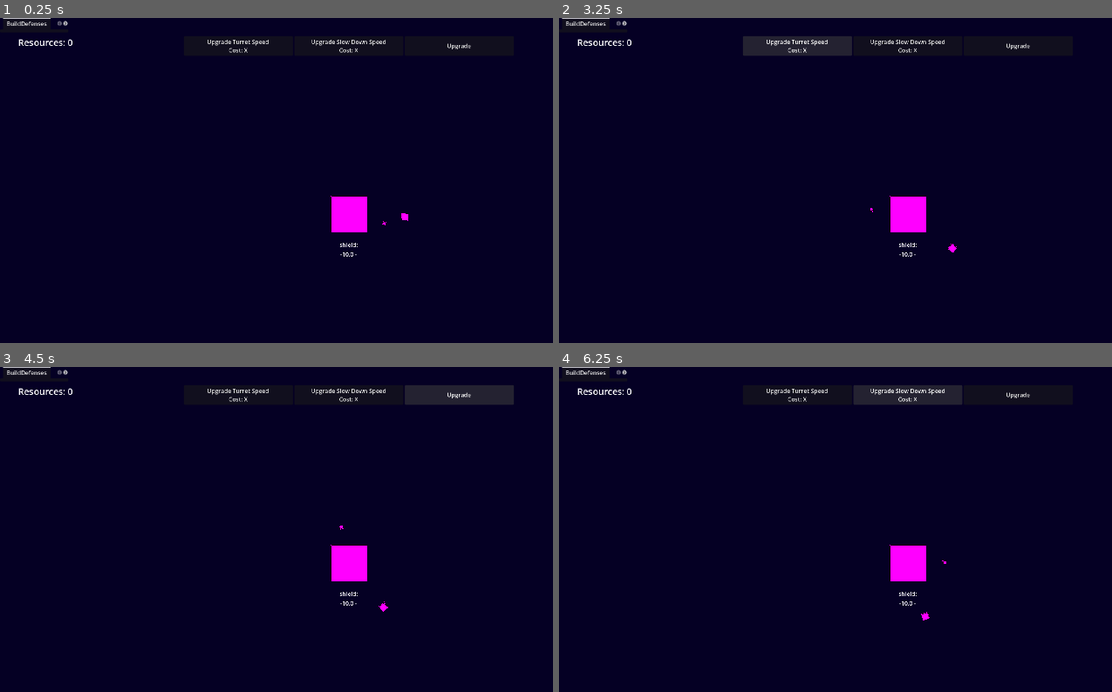
Above: before the commit, frames 1-4 (two rows, left to right).
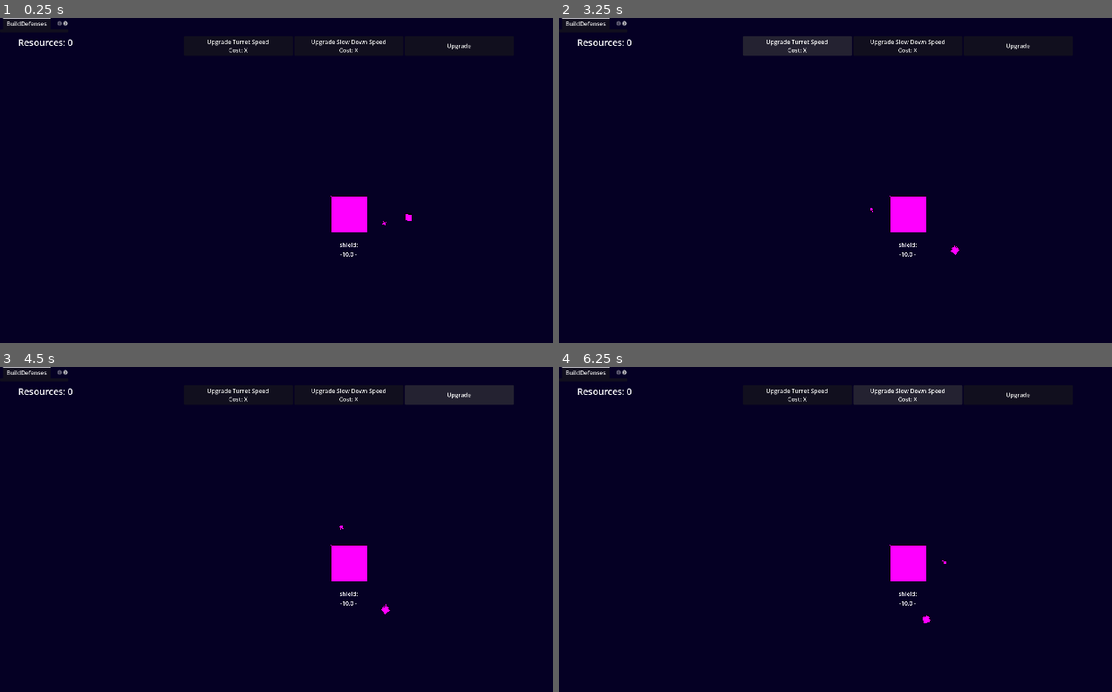
Above: after the commit, the same moments.

Repository: naeemR123/Learners-Game-Jam--2
Game: Godot game, scene res://Scenes/main.tscn
Two runs of this game, one before a commit and one after it. Both use one fixed random seed, a clock stepped at 60 frames per second and the inputs below.
Inputs:
- Up to frame 1 (0.25 s): no input
- Up to frame 2 (3.25 s): click "Upgrade Turret Speed Cost: X" at 0.5 s; click "Upgrade Slow Down Speed Cost:…" at 1.25 s; click "Upgrade" at 2 s; click "Upgrade Turret Speed Cost: X" at 2.75 s
- Up to frame 3 (4.5 s): click "Upgrade Slow Down Speed Cost:…" at 3.5 s; click "Upgrade" at 4.25 s
- Up to frame 4 (6.25 s): click "Upgrade Turret Speed Cost: X" at 5 s; click "Upgrade Slow Down Speed Cost:…" at 5.75 s

The runs differ from the first frame. In frame 1, less than 0.1% of the frame differs, in the area x 72-75%, y 60-63%; in frame 2, less than 0.1%; in frame 3, less than 0.1%; in frame 4, less than 0.1%, in the area x 65-68%, y 75-80%.
Error after the commit: Invalid access to property or key of type 'String' on a base object of type 'Dictionary'. (res://Scripts/turret_satellite.gd:42)

Commit message:
Optimizing systems
Optimizing systems and squashing lingering bugs from old system, refactor defenses and game manager. Rename turret assets to satellite variants and reorganize defense code into globals. Moved Game_Manager into Scripts/Globals and rewrote it to register defense stats dynamically; added DefenseIDs and StatIDs singletons. Created SatelliteData and DroneData resource types and updated defenses_data to use a default_stats Dictionary. Updated scenes (main, turret, collector) to use turret_satellite/collector_satellite, added main.gd, and adjusted instances/names accordingly. Modified projectile to accept damage and updated turret_satellite to use dynamic IDs and StatIDs for fire_rate/damage. Reorganized several resource files into subfolders and updated autoloads in project.godot to include the new ID globals.

Diff:
--- a/Scenes/collector_satellite.tscn
+++ b/Scenes/collector_satellite.tscn
@@ -11,7 +11,7 @@
 [sub_resource type="CircleShape2D" id="CircleShape2D_vva7h"]
 radius = 20.0
 
-[node name="CollectorPivot" type="Node2D" unique_id=918467222]
+[node name="CollectorSatPivot" type="Node2D" unique_id=918467222]
 script = ExtResource("1_4a87g")
 
 [node name="Satellite" type="Area2D" parent="." unique_id=2035784533]
--- a/Scenes/game_manager.tscn
+++ b/Scenes/game_manager.tscn
@@ -1,6 +1,6 @@
 [gd_scene format=3 uid="uid://bmy2rfokkb51j"]
 
-[ext_resource type="Script" uid="uid://biekavyxjqdu8" path="res://Scripts/game_manager.gd" id="1_oj352"]
+[ext_resource type="Script" uid="uid://biekavyxjqdu8" path="res://Scripts/Globals/game_manager.gd" id="1_oj352"]
 
 [node name="GameManager" type="Node" unique_id=262786604]
 script = ExtResource("1_oj352")
--- a/Scenes/main.tscn
+++ b/Scenes/main.tscn
@@ -1,14 +1,16 @@
 [gd_scene format=3 uid="uid://b2gekchbr7tpo"]
 
+[ext_resource type="Script" uid="uid://bb0s0w0mfpx5c" path="res://Scripts/main.gd" id="1_344ge"]
 [ext_resource type="PackedScene" uid="uid://clr4m10penbht" path="res://Scenes/planet.tscn" id="1_jjgbg"]
 [ext_resource type="Script" uid="uid://m860hk5ygins" path="res://Scripts/asteroid_spawner.gd" id="2_bo1nx"]
 [ext_resource type="PackedScene" uid="uid://dy1a5mdt6iqir" path="res://Scenes/asteroid.tscn" id="3_8gbba"]
-[ext_resource type="PackedScene" uid="uid://dha1d0wqh3pxm" path="res://Scenes/turret.tscn" id="4_jjvhh"]
+[ext_resource type="PackedScene" uid="uid://dha1d0wqh3pxm" path="res://Scenes/turret_satellite.tscn" id="4_jjvhh"]
 [ext_resource type="PackedScene" uid="uid://ct42g3vrmj7ac" path="res://Scenes/tractor_beam.tscn" id="5_kry3j"]
 [ext_resource type="PackedScene" uid="uid://br3j53i1f8n32" path="res://Scenes/collector_satellite.tscn" id="6_21xkr"]
 [ext_resource type="PackedScene" uid="uid://nphp6edurswp" path="res://Scenes/ui.tscn" id="7_6bp64"]
 
 [node name="Main" type="Node2D" unique_id=1160054467]
+script = ExtResource("1_344ge")
 
 [node name="ColorRect" type="ColorRect" parent="." unique_id=1573043977]
 offset_right = 1920.0
@@ -27,11 +29,11 @@
 
 [node name="SpawnCooldown" type="Timer" parent="AsteroidSpawner" unique_id=1872355504]
 
-[node name="TurretPivot" parent="." unique_id=1893972898 instance=ExtResource("4_jjvhh")]
+[node name="TurretSatPivot" parent="." unique_id=1893972898 instance=ExtResource("4_jjvhh")]
 
 [node name="TractorBeam" parent="." unique_id=81739787 instance=ExtResource("5_kry3j")]
 
-[node name="CollectorPivot" parent="." unique_id=918467222 instance=ExtResource("6_21xkr")]
+[node name="CollectorSatPivot" parent="." unique_id=918467222 instance=ExtResource("6_21xkr")]
 
 [node name="UI" parent="." unique_id=1543760008 instance=ExtResource("7_6bp64")]
 
--- a/Scenes/turret.tscn
+++ b/Scenes/turret_satellite.tscn
@@ -1,6 +1,6 @@
 [gd_scene format=3 uid="uid://dha1d0wqh3pxm"]
 
-[ext_resource type="Script" uid="uid://bflt2d1kwn5u4" path="res://Scripts/turret.gd" id="1_fcprl"]
+[ext_resource type="Script" uid="uid://bflt2d1kwn5u4" path="res://Scripts/turret_satellite.gd" id="1_fcprl"]
 [ext_resource type="PackedScene" uid="uid://dp2nh1twswdbk" path="res://Scenes/projectile.tscn" id="2_hskch"]
 
 [sub_resource type="CircleShape2D" id="CircleShape2D_hskch"]
@@ -9,9 +9,8 @@
 [sub_resource type="PlaceholderTexture2D" id="PlaceholderTexture2D_6spbj"]
 size = Vector2(10, 10)
 
-[node name="TurretPivot" type="Node2D" unique_id=1893972898]
+[node name="TurretSatPivot" type="Node2D" unique_id=1893972898]
 script = ExtResource("1_fcprl")
-orbit_speed = 0.5
 projectile_scene = ExtResource("2_hskch")
 
 [node name="Turret" type="Node2D" parent="." unique_id=889566566]
--- /dev/null
+++ b/Scripts/Globals/defense_ids.gd
@@ -0,0 +1,13 @@
+class_name DefenseIDs
+
+
+# Satellites
+const TURRET_SAT = "turret_satellite"
+const LASER_SAT = "laser_satellite"
+const MISSILE_SAT = "missile_satellite"
+const COLLECTOR_SAT = "collector_satellite"
+
+
+# Drones
+const TURRET_DRONE = "turret_drone"
+const COLLECTOR_DRONE = "collector_drone"
--- /dev/null
+++ b/Scripts/Globals/game_manager.gd
@@ -0,0 +1,158 @@
+extends Node
+
+var resources :int = 0
+var planet_destroyed : bool = false
+
+var owned_defenses: Array[String] = []
+
+var max_planet_shield: float = 10.0
+
+# This Dictionary holds the CURRENT value of ALL upgrade stats including defenses, planet, and cursor
+# Defense categories get added dynamically via register_defense_stats()
+var active_stats: Dictionary = {
+	"global": {
+			"slow_down_amount": 1.00,
+			"planet_shield": 10.0,
+	},
+}
+
+
+# Signals
+signal stats_changed()
+signal resources_changed()
+signal shield_changed()
+signal game_over()
+
+
+#################
+# - Functions - #
+#################
+
+
+func _ready() -> void:
+	register_all_defenses()
+
+
+# Scans the Defenses folder and registers stats for every DefenseData it finds
+func register_all_defenses() -> void:
+
+	# Routes acces to Defenses Resource folder, and returns if there is no folder
+	var dir = DirAccess.open("res://Scripts/Resources/Defenses/")
+	if dir == null:
+		push_error("Could not open Defenses resource folder")
+		return
+
+	dir.list_dir_begin() # Start iterating over folder contents
+	var file_name = dir.get_next()
+
+	# Loops while there are non-blank files
+	while file_name != "":
+		# Only processes .tres files, skipping other file types
+		if not dir.current_is_dir() and file_name.ends_with(".tres"):
+			# Creates a file path with the specific resource file
+			var path = "res://Scripts/Resources/Defenses/" + file_name
+			var resource = load(path)	# Loads that path
+
+			# Safety check: makes sure it is a DefenseData Resource
+			if resource is DefenseData:
+				register_defense_stats(resource)	# Upon success, runs function to register it
+			else:
+				push_warning("Unexpected resource type in Defenses folder: " + path)
+
+		file_name = dir.get_next()
+
+	dir.list_dir_end()	# CRITICAL : always needs to be called when done iterating
+
+
+# Reads 'default_stats' from resource, then registers them under it's id
+func register_defense_stats(defense: DefenseData) -> void:
+	# Safe for multiple calls : won't overwrite if entry exists
+	if not active_stats.has(defense.id):
+		# Duplicates to store an independant copy, instead of referencing the original
+		active_stats[defense.id] = defense.default_stats.duplicate()
+
+
+func add_resource(amount: int):		# Adds resource to inventory and updates ui
+	resources += amount
+	resources_changed.emit()
+
+
+func purchase_defenses(defense: DefenseData) -> bool:		# Purchase function for Defenses
+
+	var cost = defense.get_current_cost()
+
+	if resources >= cost and defense.amount_owned < defense.max_allowed:
+		resources -= cost
+		defense.amount_owned += 1
+		defense.is_unlocked = true
+
+		owned_defenses.append(defense.id)
+
+		# Register stats the first time it is purchased
+		register_defense_stats(defense)
+
+		var new_defense = defense.defense_scene.instantiate()
+		if new_defense.has_method("initialize"):
+			new_defense.initialize(defense)
+
+		get_tree().current_scene.add_child(new_defense)
+
+		resources_changed.emit()
+		return true # Purchase successful
+	return false # Purchase unsuccessful : not enough resources or max amount owned
+
+
+func purchase_upgrade(upgrade: UpgradeData) -> bool:		# Purchase function for Upgrades
+
+	var cost = upgrade.get_current_cost()
+
+	if resources >= cost:
+		resources -= cost
+		upgrade.level_up()
+
+		# Update the dictionary using the UpgradeData's ID
+		if active_stats.has(upgrade.target_category):
+			active_stats[upgrade.target_category][upgrade.id] = upgrade.get_current_value()
+		else:
+			# Pushes if upgrade's target_category doesn't exist - meaning the category was never registered, or it is incorrect
+			push_warning("purchase_upgrade: target_category '%s' not found in active_stats. Was it registered correctly?" % upgrade.target_category)
+
+		resources_changed.emit()
+		stats_changed.emit()
+		return true # Purchase successful
+	return false # Purchase unsuccessful : not enough resources
+
+
+func take_damage(damage_val: float):
+	if planet_destroyed:
+		return
+
+	active_stats["global"]["planet_shield"] -= damage_val
+	if active_stats["global"]["planet_shield"] < 0:
+		active_stats["global"]["planet_shield"] = 0
+
+	shield_changed.emit()
+
+	if active_stats["global"]["planet_shield"] == 0:
+		trigger_game_over()
+
+
+func trigger_game_over():
+	planet_destroyed = true
+	game_over.emit()
+	get_tree().paused = true
+
+
+func game_reset():		# Reset function for "Try Again?" Button
+	resources = 0
+	planet_destroyed = false
+	owned_defenses.clear()
+
+	active_stats["global"]["slow_down_amount"] = 0.75
+	active_stats["global"]["planet_shield"] = max_planet_shield
+
+	for key in active_stats.keys():
+		if key != "global":
+			active_stats.erase(key)
+
+	get_tree().paused = false
--- /dev/null
+++ b/Scripts/Globals/stat_ids.gd
@@ -0,0 +1,16 @@
+class_name StatIDs
+
+
+# Global Upgrades
+const FIRE_RATE = "fire_rate"
+const DAMAGE = "damage"
+const RANGE = "range"
+
+# Satellite Upgrades
+const ORBIT_SPEED = "orbit_speed"
+const ORBIT_RADIUS = "orbit_radius"
+const TURN_SPEED = "turn_speed"
+
+# Drone Upgrades
+const ACCELERATION = "acceleration"
+const DRONE_SPEED = "drone_speed"
--- a/Scripts/ResourceScripts/defenses_data.gd
+++ b/Scripts/ResourceScripts/defenses_data.gd
@@ -15,15 +15,14 @@
 @export_category("Spawning")
 @export var defense_scene : PackedScene	# The actual scene to instance (e.g. turret.tscn)
 @export var max_allowed : int  = 10000		# Max amount player can purchase. Leave at 10,000 if unlimited
-@export var turn_speed : float = 10
-@export var min_orbit_speed : float
-@export var max_orbit_speed : float
-@export var min_orbit_distance : float
-@export var max_orbit_distance : float
 
 @export_category("Economy")
 @export var base_cost : int
 @export var cost_multiplier : float = 1.5
+
+@export_category("Stats")
+@export var default_stats : Dictionary = {}
+
 
 # State variables (Dynamic: saved during gameplay)
 var is_unlocked: bool = false
--- /dev/null
+++ b/Scripts/ResourceScripts/drone_data.gd
@@ -0,0 +1,11 @@
+extends DefenseData
+class_name DroneData
+
+@export_category("Movement")
+@export var max_speed : float = 150.0
+@export var acceleration : float = 80.0
+@export var turn_speed : float = 5
+
+
+@export_category("Behavior")
+@export var detection_radius : float = 200
--- /dev/null
+++ b/Scripts/ResourceScripts/satellite_data.gd
@@ -0,0 +1,11 @@
+extends DefenseData
+class_name SatelliteData
+
+
+
+@export_category("Orbit & Movement")
+@export var turn_speed : float = 10
+@export var min_orbit_speed : float = 0.3
+@export var max_orbit_speed : float = 0.5
+@export var min_orbit_distance : float = 80
+@export var max_orbit_distance : float = 120
--- a/Scripts/Resources/turret_fire_rate_upgrade.tres
+++ b/Scripts/Resources/Upgrades/turret_satellite_fire_rate_upgrade.tres
@@ -1,11 +1,12 @@
 [gd_resource type="Resource" script_class="UpgradeData" format=3 uid="uid://47xdrmudolho"]
 
-[ext_resource type="Script" uid="uid://b3n4xmqgxjhgf" path="res://Scripts/ResourceScripts/upgrade_data.gd" id="1_qtxok"]
+[ext_resource type="Script" uid="uid://b3n4xmqgxjhgf" path="res://Scripts/ResourceScripts/upgrade_data.gd" id="1_at6sj"]
 
 [resource]
-script = ExtResource("1_qtxok")
-id = "turret_fire_rate"
-display_name = "Turret Fire Rate"
+script = ExtResource("1_at6sj")
+id = "fire_rate"
+display_name = "Turret Satellite Fire Rate"
+target_category = "turret_satellite"
 description = "Each Upgrade:
 - Decreases time between shots for turret satellites. (Decreased cooldown)"
 metadata/_custom_type_script = "uid://b3n4xmqgxjhgf"
--- a/Scripts/game_manager.gd
+++ /dev/null
@@ -1,129 +0,0 @@
-extends Node
-
-var resources :int = 0
-var planet_destroyed : bool = false
-
-var owned_defenses: Array[String] = []
-
-var max_planet_shield: float = 10.0
-
-# This Dictionary holds the CURRENT value of all upgrade stats
-# Turrets and Tractor beams will read from this dictionary using the exact "id" string.
-var active_stats: Dictionary = {
-	"global": {
-			"slow_down_amount": 0.75,
-			"planet_shield": 10.0,
-			"orbit_speed": 1.0,
-			"orbit_distance" : 100.0,
-	},
-	"turret_satellite": {
-			"fire_rate": 2.0,
-			"damage": 3.0,
-	},
-	"laser_satellite": {
-			"fire_rate": 2.0,
-			"damage": 3.0,
-	},
-	"missile_satellite": {
-			"fire_rate": 2.0,
-			"damage": 3.0,
-	},
-}
-
-
-
-
-# Signals
-signal stats_changed()
-signal resources_changed()
-signal shield_changed()
-signal game_over()
-
-
-
-#################
-# - Functions - #
-#################
-
-
-func add_resource(amount: int):
-	resources += amount
-	resources_changed.emit()
-
-func purchase_defenses(defense: DefenseData) -> bool:		# Purchase function for Defenses
-
-	var cost = defense.get_current_cost()
-
-	if resources >= cost and defense.amount_owned < defense.max_allowed:
-		resources -= cost
-		defense.amount_owned += 1
-		defense.is_unlocked = true
-
-		owned_defenses.append(defense.id)
-
-		var new_defense = defense.defense_scene.instantiate()
-		if new_defense.has_method("initialize"):
-			new_defense.initialize(defense)
-
-		get_tree().current_scene.add_child(new_defense)
-
-		resources_changed.emit()
-		return true # Purchase successful
-	return false # Purchase unsuccessful : not enough resources or max amount owned
-
-
-func purchase_upgrade(upgrade: UpgradeData) -> bool:		# Purchase function for Upgrades
-
-	var cost = upgrade.get_current_cost()
-
-	if resources >= cost:
-		resources -= cost
-		upgrade.level_up()
-
-		# Update the dictionary using the UpgradeData's ID
-		if active_stats.has(upgrade.target_category):
-			active_stats[upgrade.target_category][upgrade.id] = upgrade.get_current_value()
-
-
-		resources_changed.emit()
-		stats_changed.emit()
-		return true # Purchase successful
-	return false # Purchase unsuccessful : not enough resources
-
-
-func take_damage(damage_val: float):
-	if planet_destroyed:
-		return
-
-	active_stats["global"]["planet_shield"] -= damage_val
-	if active_stats["global"]["planet_shield"] < 0:
-		active_stats["global"]["planet_shield"] = 0
-
-	shield_changed.emit()
-
-	if active_stats["global"]["planet_shield"] == 0:
-		trigger_game_over()
-
-
-func trigger_game_over():
-	planet_destroyed = true
-	game_over.emit()
-	get_tree().paused = true
-
-
-# Reset function for "Try Again?" Button
-func game_reset():
-	resources = 0
-	planet_destroyed = false
-	owned_defenses.clear()
-
-	active_stats["global"]["slow_down_amount"] = 0.75
-	active_stats["global"]["planet_shield"] = max_planet_shield
-	active_stats["global"]["orbit_speed"] = 1.0
-	active_stats["global"]["orbit_distance"] = 100.0
-	active_stats["turret_satellite"]["fire_rate"] = 2.0
-	active_stats["laser_satellite"]["fire_rate"] = 2.0
-	active_stats["missile_satellite"]["fire_rate"] = 2.0
-
-
-	get_tree().paused = false
--- /dev/null
+++ b/Scripts/main.gd
@@ -0,0 +1,13 @@
+extends Node2D
+
+
+
+
+# Called when the node enters the scene tree for the first time.
+func _ready() -> void:
+	pass # Replace with function body.
+
+
+# Called every frame. 'delta' is the elapsed time since the previous frame.
+func _process(delta: float) -> void:
+	pass
--- a/Scripts/projectile.gd
+++ b/Scripts/projectile.gd
@@ -2,11 +2,13 @@
 
 @export var speed : float = 400.0
 var direction: Vector2
+var damage : float
 
-
-func start(start_pos: Vector2, target_pos: Vector2) -> void:
+func start(start_pos: Vector2, target_pos: Vector2, damage_stat: float) -> void:
+	damage = damage_stat
 	global_position = start_pos
 	direction = (target_pos - start_pos).normalized()
+
 
 	# Points the projectile in the direction it is flying
 	rotation = direction.angle()
@@ -18,5 +20,5 @@
 
 func _on_area_entered(asteroid: Area2D) -> void:
 	# Destorys asteroid, then destroys self
-	asteroid.die()
+	asteroid.take_damage(damage)
 	queue_free()
--- a/Scripts/turret.gd
+++ b/Scripts/turret_satellite.gd
@@ -3,7 +3,7 @@
 @onready var game := Game_Manager
 
 
-@export var projectile_scene : PackedScene
+@export var projectile_scene : PackedScene = preload("res://Scenes/projectile.tscn")
 
 
 @onready var turret_body : Node2D = $Turret
@@ -16,9 +16,11 @@
 var my_turn_speed : float = 10
 var my_orbit_distance : float = 100
 var my_orbit_speed : float = 1
+var my_id : String
 
 
-func initialize(data: DefenseData):			# Runs right after instantiation, driven by GameManager
+func initialize(data: SatelliteData):	# Runs right after instantiation, driven by GameManager
+	my_id = data.id
 	my_orbit_distance = randf_range(data.min_orbit_distance, data.max_orbit_distance)
 	my_orbit_speed = randf_range(data.min_orbit_speed, data.max_orbit_speed)
 	my_turn_speed = data.turn_speed
@@ -37,7 +39,7 @@
 
 
 func update_turret_stats():
-	firerate.wait_time = game.active_stats["turret_satellite"]["fire_rate"]
+	firerate.wait_time = game.active_stats[my_id][StatIDs.FIRE_RATE]
 
 
 func _process(delta: float) -> void:
@@ -87,4 +89,4 @@
 	get_tree().current_scene.add_child(proj)
 
 	# Initialize the projectile
-	proj.start(muzzle.global_position, target.global_position)
+	proj.start(muzzle.global_position, target.global_position, game.active_stats[my_id][StatIDs.DAMAGE])
--- a/Scripts/ui.gd
+++ b/Scripts/ui.gd
@@ -1,6 +1,8 @@
 extends CanvasLayer
 
 @onready var game := Game_Manager
+
+
 
 @onready var label: Label = $Stats
 @onready var planet_shield: Label = $PlanetShield
--- a/project.godot
+++ b/project.godot
@@ -18,6 +18,8 @@
 [autoload]
 
 Game_Manager="*uid://biekavyxjqdu8"
+DefenseIds="*uid://375n2xba56ox"
+UpgradeIds="*uid://c6q0oxekf42hj"
 
 [display]
 
Not shown, added: Scripts/Globals/defense_ids.gd.uid
Renamed: Scripts/game_manager.gd.uid -> Scripts/Globals/game_manager.gd.uid
Not shown, added: Scripts/Globals/stat_ids.gd.uid
Not shown, added: Scripts/ResourceScripts/drone_data.gd.uid
Not shown, added: Scripts/ResourceScripts/satellite_data.gd.uid
Renamed: Scripts/Resources/boss_asteroid.tres -> Scripts/Resources/Asteroids/boss_asteroid.tres
Renamed: Scripts/Resources/comet_asteroid.tres -> Scripts/Resources/Asteroids/comet_asteroid.tres
Renamed: Scripts/Resources/common_asteroid.tres -> Scripts/Resources/Asteroids/common_asteroid.tres
Renamed: Scripts/Resources/swarm_asteroid.tres -> Scripts/Resources/Asteroids/swarm_asteroid.tres
Renamed: Scripts/Resources/tank_asteroid.tres -> Scripts/Resources/Asteroids/tank_asteroid.tres
Not shown, added: Scripts/main.gd.uid
Renamed: Scripts/turret.gd.uid -> Scripts/turret_satellite.gd.uid
